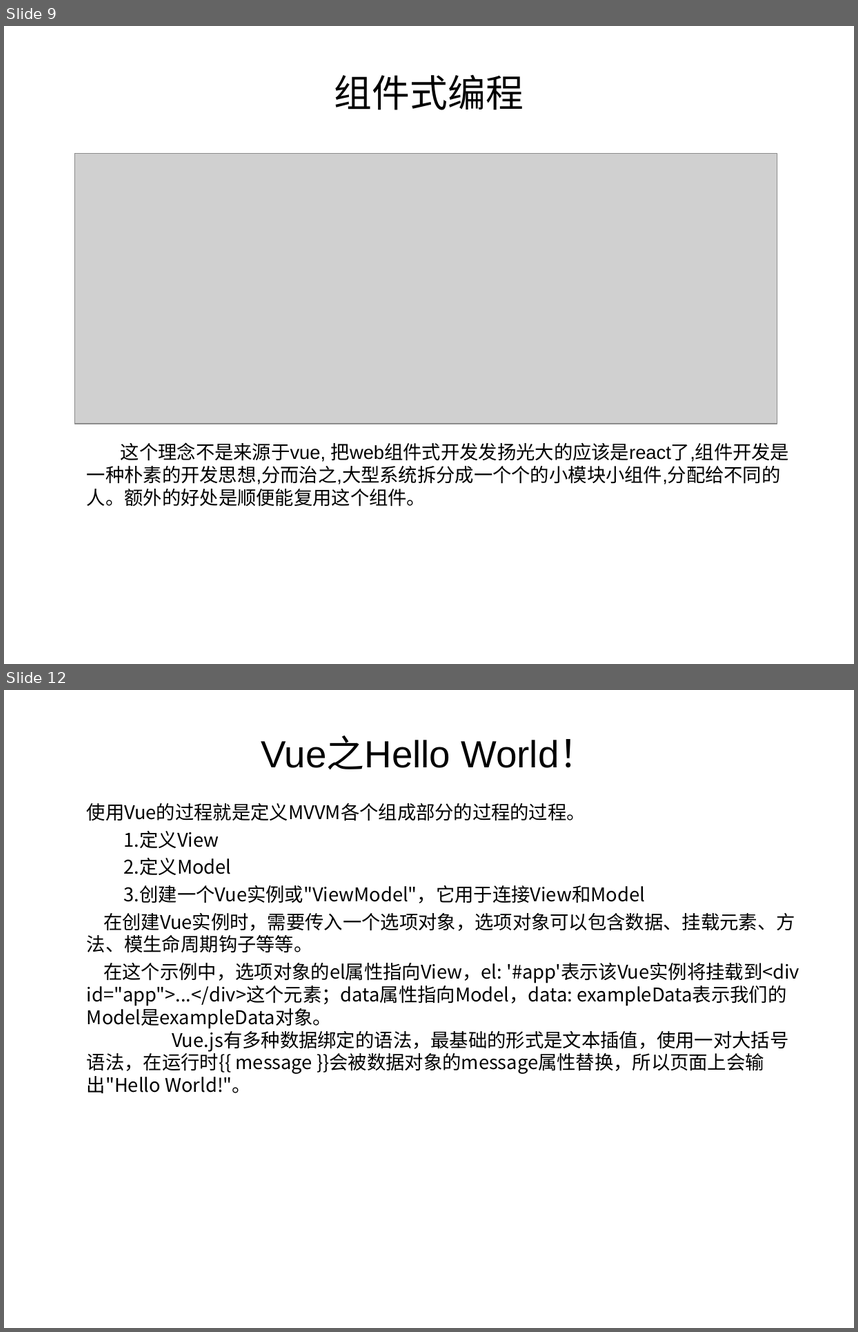
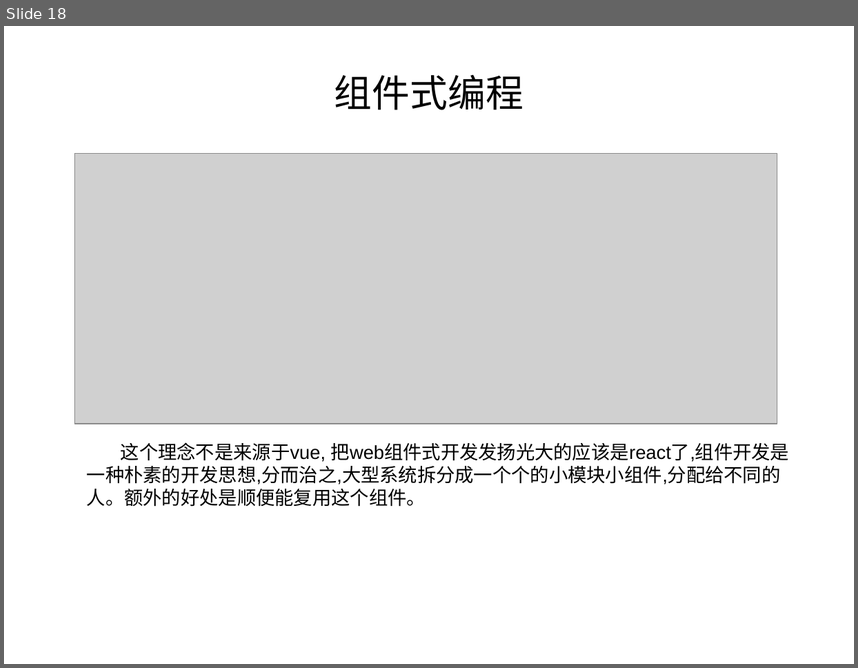
Before and after one commit to ysyes/vue, a slide deck: Vue深入浅出.ppt. Shown one above the other, each under a label of ours: slides 9 and 12 before the commit, slide 18 after it; the slides between them are not shown. The pictures are 858x1332 and 858x668 pixels, drawn with LibreOffice and Linux fonts; fonts in the diff are those of the drawing; grey boxes stand for pictures. Boxes give left, top, right and bottom in pixels: in the first picture for what was removed or moved away, otherwise in the second. Text is boxed around its words. In the diff, an @@ line names an element or a change of style, - is before the commit and + after.

```diff
--- a/Vue深入浅出.ppt
+++ b/Vue深入浅出.ppt
@@ slide 12 removed at [4,690,854,1328], background #FFFFFF @@
@@ title removed at [261,738,597,769] @@
-Vue之Hello World！
@@ text removed at [87,803,800,1093] @@
-使用Vue的过程就是定义MVVM各个组成部分的过程的过程。
-  1.定义View
-  2.定义Model
-  3.创建一个Vue实例或"ViewModel"，它用于连接View和Model
-在创建Vue实例时，需要传入一个选项对象，选项对象可以包含数据、挂载元素、方法、模生命周期钩子等等。
-在这个示例中，选项对象的el属性指向View，el: '#app'表示该Vue实例将挂载到<div id="app">...</div>这个元素；data属性指向Model，data: exampleData表示我们的Model是exampleData对象。
-Vue.js有多种数据绑定的语法，最基础的形式是文本插值，使用一对大括号语法，在运行时{{ message }}会被数据对象的message属性替换，所以页面上会输出"Hello World!"。
@@ what was slide 9 is now slide 18 @@
```
Also in this commit, not shown: 6 slides changed, 8 slides added, 8 other slides removed, 2 other files.
